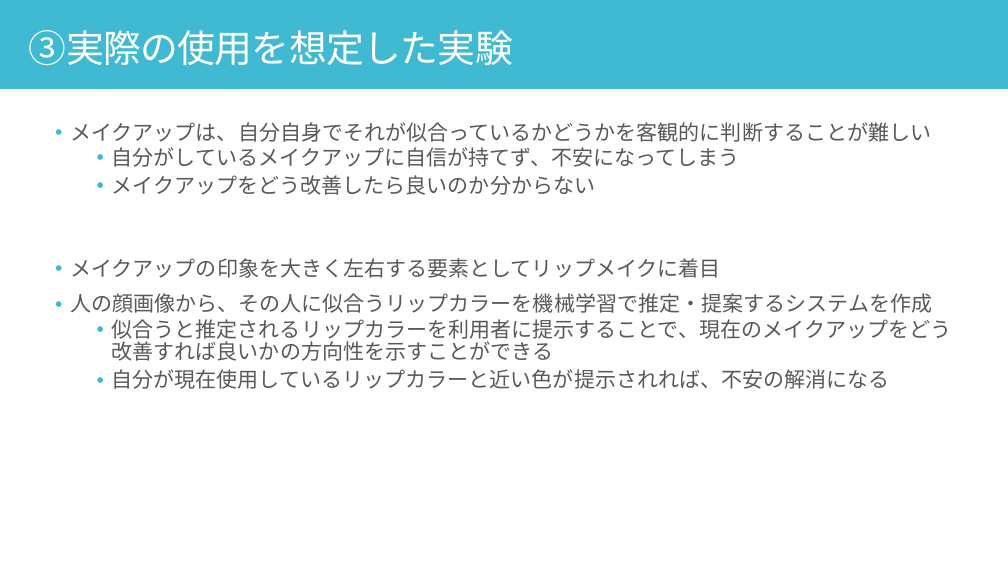
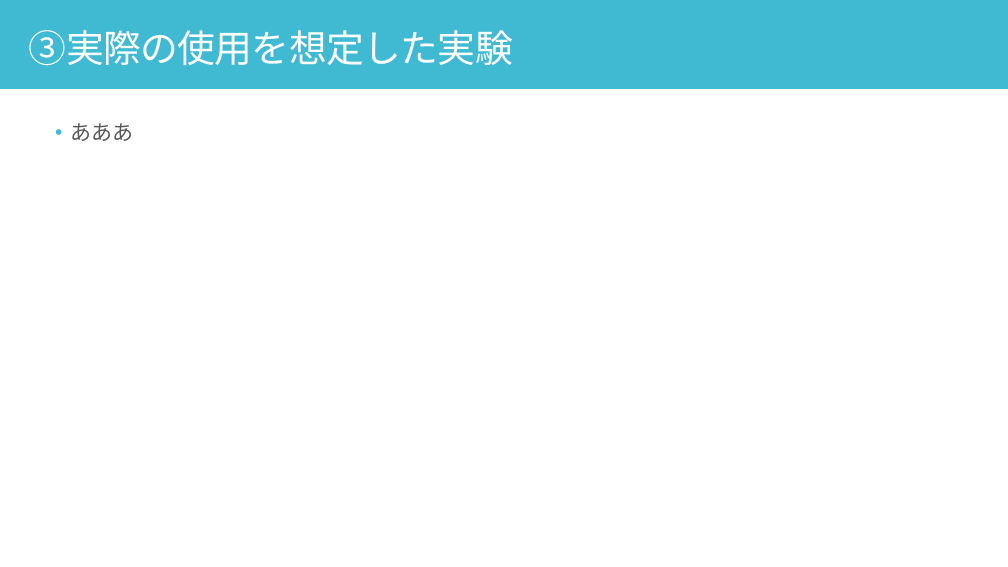
Before and after one commit to yuu5322/sci23, a slide deck: slide 18 of 口頭試問.pptx (slide 14 before the commit). Drawn at 1008x567 pixels with LibreOffice and Linux fonts; fonts in the diff are those of the drawing. Boxes give left, top, right and bottom in pixels: in the first picture for what was removed or moved away, otherwise in the second. Text is boxed around its words. In the diff, an @@ line names an element or a change of style, - is before the commit and + after.

```diff
--- a/口頭試問.pptx
+++ b/口頭試問.pptx
@@ text at <box>70,123,133,141</box>: text changed @@
-• メイクアップは、自分自身でそれが似合っているかどうかを客観的に判断することが難しい
-  • 自分がしているメイクアップに自信が持てず、不安になってしまう
-  • メイクアップをどう改善したら良いのか分からない
-• メイクアップの印象を大きく左右する要素としてリップメイクに着目
-• 人の顔画像から、その人に似合うリップカラーを機械学習で推定・提案するシステムを作成
-  • 似合うと推定されるリップカラーを利用者に提示することで、現在のメイクアップをどう改善すれば良いかの方向性を示すことができる
-  • 自分が現在使用しているリップカラーと近い色が提示されれば、不安の解消になる
+• あああ
```
Also in this commit, not shown: 10 other slides changed, 4 slides added.
